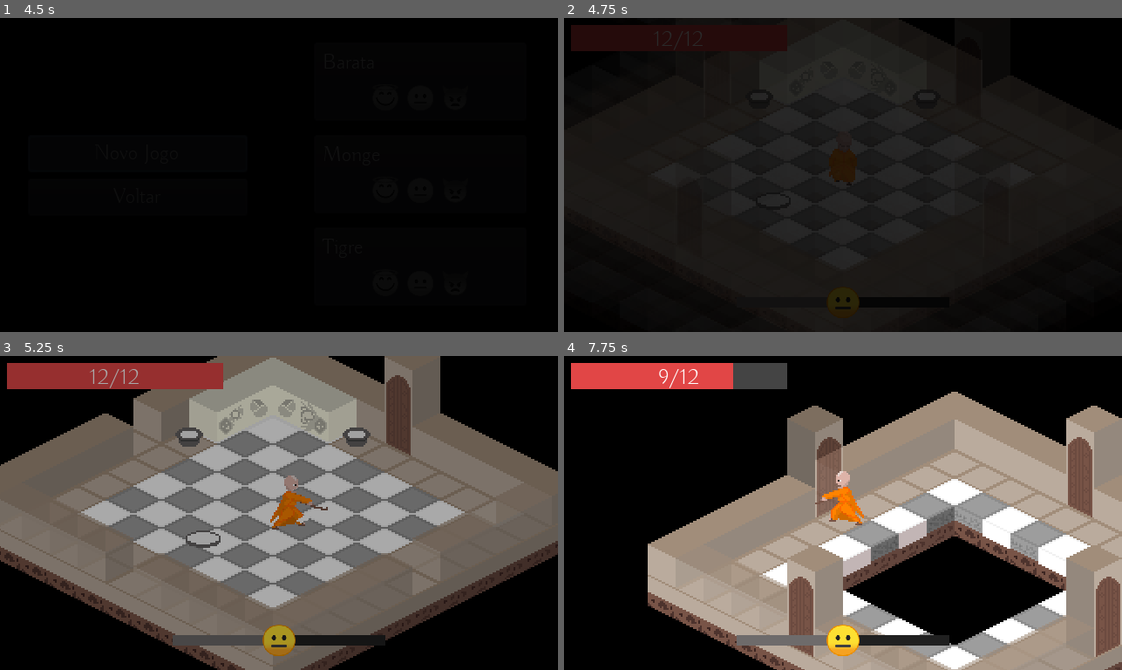
Above: before the commit, frames 1-4 (two rows, left to right).
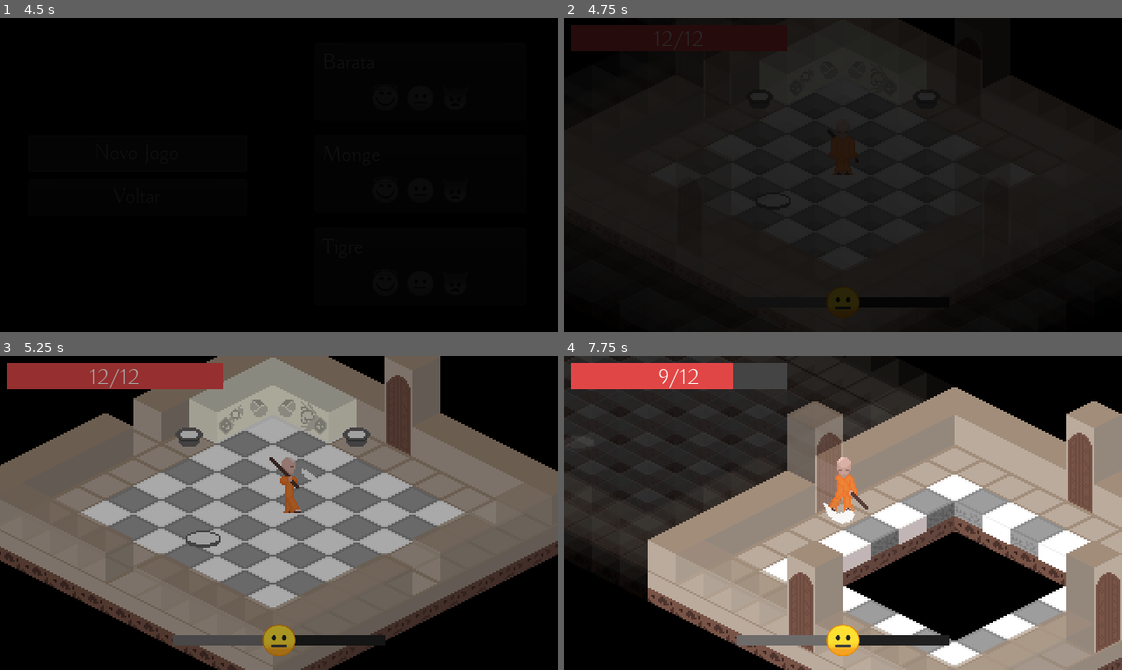
Above: after the commit, the same moments.

Repository: ColmeiaUDESC/gamejaaj6
Game: Godot game, scene res://Cenas/MenuPrincipal.tscn
Same seed, same stepped clock (60 frames per second), same inputs: the game is played once before the commit and once after it.
Inputs (mouse positions are in pixels of both pictures, inside the frame that each line leads up to):
- Up to frame 1 (4.5 s): click "Jogar" at 0.5 s; click "Voltar" at 1.25 s; click "Jogar" at 2 s; click "Save 1" at 2.75 s; click "Novo Jogo" at 3.5 s; click "Novo Jogo" at 4.25 s
- Up to frame 2 (4.75 s): no input
- Up to frame 3 (5.25 s): tap Enter at 5 s; move the mouse to (401, 497) at 5.02 s; hold D (andar_pra_direita) from 5.03 s (still down); hold Right mouse button (ataque_purificacao) from 5.03 s (still down); click (401, 497) at 5.1 s
- Up to frame 4 (7.75 s): tap Space (ui_select) at 5.27, 6.02, 7.52 s; move the mouse to (731, 528) at 5.77 s; release D (andar_pra_direita) at 5.78 s; release Right mouse button (ataque_purificacao) at 5.78 s; hold S (andar_pra_baixo) 5.78-6.53 s; right-click (731, 528) at 5.85 s; click (731, 528) at 6.05 s; move the mouse to (898, 443) at 6.52 s; hold D (andar_pra_direita) 6.53-7.28 s; hold Right mouse button (ataque_purificacao) 6.53-7.28 s; click (898, 443) at 6.6 s; move the mouse to (815, 575) at 7.27 s; hold W (andar_pra_cima) from 7.28 s (still down); right-click (815, 575) at 7.35 s; click (815, 575) at 7.55 s

Frame 1 is identical in both runs. In frame 2, 0.2% of the frame differs, in the area x 47-53%, y 38-53%; in frame 3, 0.8%; in frame 4, 33%, in the area x 0-100%, y 0-100%.

Commit message:
Resprites do jogador e novas animações

Diff:
--- a/Instanciaveis/Jogador.tscn
+++ b/Instanciaveis/Jogador.tscn
@@ -1,7 +1,7 @@
-[gd_scene load_steps=24 format=2]
+[gd_scene load_steps=36 format=2]
 
 [ext_resource path="res://Instanciaveis/Scripts/Jogador.gd" type="Script" id=1]
-[ext_resource path="res://Assets/Sprites/monk_attack_lateral_03.png" type="Texture" id=2]
+[ext_resource path="res://Assets/Sprites/Monk/monk7.png" type="Texture" id=2]
 [ext_resource path="res://UI/HP.tscn" type="PackedScene" id=3]
 [ext_resource path="res://Instanciaveis/Ataque.tscn" type="PackedScene" id=4]
 [ext_resource path="res://Instanciaveis/Projeteis/ProjetilPurificacao.tscn" type="PackedScene" id=5]
@@ -11,37 +11,74 @@
 [ext_resource path="res://UI/BarraPureza.tscn" type="PackedScene" id=9]
 [ext_resource path="res://UI/TelaGameOver.tscn" type="PackedScene" id=10]
 [ext_resource path="res://UI/Fade.tscn" type="PackedScene" id=11]
-[ext_resource path="res://Assets/Sprites/monk_attack_lateral_04.png" type="Texture" id=12]
-[ext_resource path="res://Assets/Sprites/Monk/monk_walking2.png" type="Texture" id=13]
-[ext_resource path="res://Assets/Sprites/Monk/monk_walking1.png" type="Texture" id=14]
-[ext_resource path="res://Assets/Sprites/Monk/monk_walking3.png" type="Texture" id=15]
-[ext_resource path="res://Assets/Sprites/Monk/monk_walking4.png" type="Texture" id=16]
+[ext_resource path="res://Assets/Sprites/Monk/monk11.png" type="Texture" id=12]
+[ext_resource path="res://Assets/Sprites/Monk/monk12.png" type="Texture" id=13]
+[ext_resource path="res://Assets/Sprites/Monk/monk8.png" type="Texture" id=14]
+[ext_resource path="res://Assets/Sprites/Monk/monk15.png" type="Texture" id=15]
+[ext_resource path="res://Assets/Sprites/Monk/monk1.png" type="Texture" id=16]
 [ext_resource path="res://Conteudos/tema_interface.tres" type="Theme" id=17]
+[ext_resource path="res://Assets/Sprites/Monk/monk5.png" type="Texture" id=18]
+[ext_resource path="res://Assets/Sprites/Monk/monk10.png" type="Texture" id=19]
+[ext_resource path="res://Assets/Sprites/Monk/monk18.png" type="Texture" id=20]
+[ext_resource path="res://Assets/Sprites/Monk/monk4.png" type="Texture" id=21]
+[ext_resource path="res://Assets/Sprites/Monk/monk6.png" type="Texture" id=22]
+[ext_resource path="res://Assets/Sprites/Monk/monk2.png" type="Texture" id=23]
+[ext_resource path="res://Assets/Sprites/Monk/monk14.png" type="Texture" id=24]
+[ext_resource path="res://Assets/Sprites/Monk/monk19.png" type="Texture" id=25]
+[ext_resource path="res://Assets/Sprites/Monk/monk13.png" type="Texture" id=26]
+[ext_resource path="res://Assets/Sprites/Monk/monk16.png" type="Texture" id=27]
+[ext_resource path="res://Assets/Sprites/Monk/monk17.png" type="Texture" id=28]
+[ext_resource path="res://Assets/Sprites/Monk/monk20.png" type="Texture" id=30]
 
 [sub_resource type="ShaderMaterial" id=1]
 resource_local_to_scene = true
 shader = ExtResource( 8 )
-shader_param/brilho_purificacao = 5.0
+shader_param/brilho_purificacao = 2.0
 shader_param/progresso_purificacao = 0.0
 shader_param/coeficiente_mix_dano = 0.0
-shader_param/cor_purificacao = Color( 0.360784, 0.847059, 1, 1 )
+shader_param/cor_purificacao = Color( 0.262745, 0.792157, 0.815686, 1 )
 shader_param/cor_dano = Color( 1, 0, 0, 1 )
 
 [sub_resource type="SpriteFrames" id=2]
 animations = [ {
-"frames": [ ExtResource( 2 ), ExtResource( 12 ) ],
-"loop": true,
-"name": "atacando",
-"speed": 10.0
-}, {
-"frames": [ ExtResource( 13 ) ],
+"frames": [ ExtResource( 16 ) ],
 "loop": true,
 "name": "parado",
 "speed": 5.0
 }, {
-"frames": [ ExtResource( 14 ), ExtResource( 13 ), ExtResource( 15 ), ExtResource( 16 ) ],
-"loop": true,
-"name": "andando",
+"frames": [ ExtResource( 15 ), ExtResource( 27 ) ],
+"loop": true,
+"name": "atacando_lado",
+"speed": 8.0
+}, {
+"frames": [ ExtResource( 26 ), ExtResource( 24 ) ],
+"loop": true,
+"name": "atacando_frente",
+"speed": 8.0
+}, {
+"frames": [ ExtResource( 28 ), ExtResource( 20 ) ],
+"loop": true,
+"name": "atacando_costas",
+"speed": 8.0
+}, {
+"frames": [ ExtResource( 19 ), ExtResource( 12 ), ExtResource( 13 ), ExtResource( 12 ) ],
+"loop": true,
+"name": "andando_costas",
+"speed": 5.0
+}, {
+"frames": [ ExtResource( 25 ), ExtResource( 30 ) ],
+"loop": true,
+"name": "rezando",
+"speed": 3.0
+}, {
+"frames": [ ExtResource( 22 ), ExtResource( 18 ), ExtResource( 14 ), ExtResource( 2 ) ],
+"loop": true,
+"name": "andando_lado",
+"speed": 5.0
+}, {
+"frames": [ ExtResource( 23 ), ExtResource( 16 ), ExtResource( 21 ), ExtResource( 16 ) ],
+"loop": true,
+"name": "andando_frente",
 "speed": 5.0
 } ]
 
@@ -118,23 +155,24 @@
 
 [node name="Sprite" parent="." instance=ExtResource( 6 )]
 material = SubResource( 1 )
-position = Vector2( 0, -10 )
+position = Vector2( 0, -16 )
 frames = SubResource( 2 )
-animation = "andando"
+animation = "parado"
 
 [node name="PosProjetil" type="Position2D" parent="."]
-position = Vector2( 0, -6 )
+position = Vector2( 0, -13 )
 
 [node name="Ataque" parent="." instance=ExtResource( 4 )]
-position = Vector2( 0, -6 )
+position = Vector2( 0, -13 )
 collision_layer = 0
 collision_mask = 4
 restringir_ataque = false
 
 [node name="Sprite" parent="Ataque" index="1"]
-speed_scale = 4.0
+speed_scale = 2.0
 
 [node name="CollisionPolygon2D" type="CollisionPolygon2D" parent="."]
+position = Vector2( 0, -4 )
 polygon = PoolVector2Array( -4, 4, -8, 2, -8, -1, 0, -2, 8, -1, 8, 1, 4, 4 )
 
 [node name="Camera2D" type="Camera2D" parent="."]
--- a/Instanciaveis/JogadorBarata.tscn
+++ b/Instanciaveis/JogadorBarata.tscn
@@ -1,10 +1,21 @@
-[gd_scene load_steps=8 format=2]
+[gd_scene load_steps=19 format=2]
 
 [ext_resource path="res://Conteudos/Shaders/ShaderPersonagem.shader" type="Shader" id=1]
 [ext_resource path="res://Instanciaveis/Jogador.tscn" type="PackedScene" id=2]
-[ext_resource path="res://Assets/Sprites/Backup/insect_01.png" type="Texture" id=3]
-[ext_resource path="res://Assets/Sprites/Backup/insect_walking_02.png" type="Texture" id=4]
-[ext_resource path="res://Assets/Sprites/Backup/insect_walking_01.png" type="Texture" id=5]
+[ext_resource path="res://Assets/Sprites/Barata/Barata6.png" type="Texture" id=3]
+[ext_resource path="res://Assets/Sprites/Barata/Barata1.png" type="Texture" id=4]
+[ext_resource path="res://Assets/Sprites/Barata/Barata2.png" type="Texture" id=5]
+[ext_resource path="res://Assets/Sprites/Barata/Barata11.png" type="Texture" id=6]
+[ext_resource path="res://Assets/Sprites/Barata/Barata5.png" type="Texture" id=7]
+[ext_resource path="res://Assets/Sprites/Barata/Barata10.png" type="Texture" id=8]
+[ext_resource path="res://Assets/Sprites/Barata/Barata4.png" type="Texture" id=9]
+[ext_resource path="res://Assets/Sprites/Barata/Barata3.png" type="Texture" id=10]
+[ext_resource path="res://Assets/Sprites/Barata/Barata9.png" type="Texture" id=11]
+[ext_resource path="res://Assets/Sprites/Barata/Barata12.png" type="Texture" id=12]
+[ext_resource path="res://Assets/Sprites/Barata/Barata13.png" type="Texture" id=13]
+[ext_resource path="res://Assets/Sprites/Barata/Barata7.png" type="Texture" id=14]
+[ext_resource path="res://Assets/Sprites/Barata/Barata8.png" type="Texture" id=15]
+[ext_resource path="res://Assets/Sprites/Barata/Barata14.png" type="Texture" id=16]
 
 [sub_resource type="ShaderMaterial" id=1]
 resource_local_to_scene = true
@@ -17,20 +28,45 @@
 
 [sub_resource type="SpriteFrames" id=2]
 animations = [ {
-"frames": [ ExtResource( 3 ) ],
+"frames": [ ExtResource( 4 ) ],
 "loop": true,
 "name": "parado",
 "speed": 5.0
 }, {
-"frames": [ ExtResource( 3 ) ],
+"frames": [ ExtResource( 6 ), ExtResource( 12 ) ],
 "loop": true,
-"name": "atacando",
-"speed": 5.0
+"name": "atacando_lado",
+"speed": 8.0
+}, {
+"frames": [ ExtResource( 11 ), ExtResource( 8 ) ],
+"loop": true,
+"name": "atacando_frente",
+"speed": 8.0
+}, {
+"frames": [ ExtResource( 13 ), ExtResource( 16 ) ],
+"loop": true,
+"name": "atacando_costas",
+"speed": 8.0
+}, {
+"frames": [ ExtResource( 3 ), ExtResource( 7 ) ],
+"loop": true,
+"name": "andando_costas",
+"speed": 10.0
+}, {
+"frames": [ ExtResource( 14 ), ExtResource( 15 ) ],
+"loop": true,
+"name": "rezando",
+"speed": 3.0
+}, {
+"frames": [ ExtResource( 9 ), ExtResource( 10 ) ],
+"loop": true,
+"name": "andando_lado",
+"speed": 10.0
 }, {
 "frames": [ ExtResource( 5 ), ExtResource( 4 ) ],
 "loop": true,
-"name": "andando",
-"speed": 5.0
+"name": "andando_frente",
+"speed": 10.0
 } ]
 
 [node name="Jogador" instance=ExtResource( 2 )]
@@ -43,14 +79,17 @@
 
 [node name="Sprite" parent="." index="0"]
 material = SubResource( 1 )
-position = Vector2( 0, -2 )
-scale = Vector2( 0.5, 0.5 )
+position = Vector2( 0, -8 )
 frames = SubResource( 2 )
 
+[node name="PosProjetil" parent="." index="1"]
+position = Vector2( 0, -2 )
+
 [node name="Ataque" parent="." index="2"]
-scale = Vector2( 0.6, 0.6 )
+position = Vector2( 0, -4 )
 
 [node name="CollisionPolygon2D" parent="." index="3"]
-polygon = PoolVector2Array( -1, 2, -3, 1, -4, -1, 0, -2, 4, -1, 3, 1, 1, 2 )
+position = Vector2( 0, -2 )
+polygon = PoolVector2Array( -3, 2, -6, 1, -8, -1, 0, -2, 8, -1, 6, 1, 3, 2 )
 
 [editable path="Ataque"]
--- a/Instanciaveis/JogadorTigre.tscn
+++ b/Instanciaveis/JogadorTigre.tscn
@@ -1,11 +1,28 @@
-[gd_scene load_steps=15 format=2]
+[gd_scene load_steps=26 format=2]
 
 [ext_resource path="res://Instanciaveis/Jogador.tscn" type="PackedScene" id=1]
 [ext_resource path="res://Conteudos/Shaders/ShaderPersonagem.shader" type="Shader" id=2]
-[ext_resource path="res://Assets/Sprites/tiger_walking1.png" type="Texture" id=3]
-[ext_resource path="res://Assets/Sprites/tiger_walking4.png" type="Texture" id=4]
-[ext_resource path="res://Assets/Sprites/tiger_walking3.png" type="Texture" id=5]
-[ext_resource path="res://Assets/Sprites/tiger_walking2.png" type="Texture" id=6]
+[ext_resource path="res://Assets/Sprites/Tigre/Tigre16.png" type="Texture" id=3]
+[ext_resource path="res://Assets/Sprites/Tigre/Tigre19.png" type="Texture" id=4]
+[ext_resource path="res://Assets/Sprites/Tigre/Tigre7.png" type="Texture" id=5]
+[ext_resource path="res://Assets/Sprites/Tigre/Tigre17.png" type="Texture" id=6]
+[ext_resource path="res://Assets/Sprites/Tigre/Tigre11.png" type="Texture" id=7]
+[ext_resource path="res://Assets/Sprites/Tigre/Tigre13.png" type="Texture" id=8]
+[ext_resource path="res://Assets/Sprites/Tigre/Tigre2.png" type="Texture" id=9]
+[ext_resource path="res://Assets/Sprites/Tigre/Tigre10.png" type="Texture" id=10]
+[ext_resource path="res://Assets/Sprites/Tigre/Tigre6.png" type="Texture" id=11]
+[ext_resource path="res://Assets/Sprites/Tigre/Tigre12.png" type="Texture" id=12]
+[ext_resource path="res://Assets/Sprites/Tigre/Tigre3.png" type="Texture" id=13]
+[ext_resource path="res://Assets/Sprites/Tigre/Tigre9.png" type="Texture" id=14]
+[ext_resource path="res://Assets/Sprites/Tigre/Tigre4.png" type="Texture" id=15]
+[ext_resource path="res://Assets/Sprites/Tigre/Tigre1.png" type="Texture" id=16]
+[ext_resource path="res://Assets/Sprites/Tigre/Tigre8.png" type="Texture" id=17]
+[ext_resource path="res://Assets/Sprites/Tigre/Tigre18.png" type="Texture" id=18]
+[ext_resource path="res://Assets/Sprites/Tigre/Tigre14.png" type="Texture" id=19]
+[ext_resource path="res://Assets/Sprites/Tigre/Tigre20.png" type="Texture" id=20]
+[ext_resource path="res://Assets/Sprites/Tigre/Tigre15.png" type="Texture" id=21]
+[ext_resource path="res://Assets/Sprites/Tigre/Tigre21.png" type="Texture" id=22]
+[ext_resource path="res://Assets/Sprites/Tigre/Tigre5.png" type="Texture" id=23]
 
 [sub_resource type="ShaderMaterial" id=1]
 resource_local_to_scene = true
@@ -16,45 +33,46 @@
 shader_param/cor_purificacao = Color( 0.360784, 0.847059, 1, 1 )
 shader_param/cor_dano = Color( 1, 0, 0, 1 )
 
-[sub_resource type="AtlasTexture" id=2]
-atlas = ExtResource( 3 )
-region = Rect2( 0, 0, 60, 24 )
-
-[sub_resource type="AtlasTexture" id=3]
-atlas = ExtResource( 3 )
-region = Rect2( 0, 0, 60, 24 )
-
-[sub_resource type="AtlasTexture" id=4]
-atlas = ExtResource( 3 )
-region = Rect2( 0, 0, 60, 24 )
-
-[sub_resource type="AtlasTexture" id=5]
-atlas = ExtResource( 6 )
-region = Rect2( 0, 0, 60, 24 )
-
-[sub_resource type="AtlasTexture" id=6]
-atlas = ExtResource( 5 )
-region = Rect2( 0, 0, 60, 24 )
-
-[sub_resource type="AtlasTexture" id=7]
-atlas = ExtResource( 4 )
-region = Rect2( 0, 0, 60, 24 )
-
-[sub_resource type="SpriteFrames" id=8]
+[sub_resource type="SpriteFrames" id=2]
 animations = [ {
-"frames": [ SubResource( 2 ) ],
-"loop": true,
-"name": "atacando",
-"speed": 10.0
-}, {
-"frames": [ SubResource( 3 ) ],
+"frames": [ ExtResource( 16 ) ],
 "loop": true,
 "name": "parado",
 "speed": 5.0
 }, {
-"frames": [ SubResource( 4 ), SubResource( 5 ), SubResource( 6 ), SubResource( 7 ) ],
+"frames": [ ExtResource( 18 ), ExtResource( 4 ) ],
 "loop": true,
-"name": "andando",
+"name": "atacando_lado",
+"speed": 8.0
+}, {
+"frames": [ ExtResource( 3 ), ExtResource( 6 ) ],
+"loop": true,
+"name": "atacando_frente",
+"speed": 8.0
+}, {
+"frames": [ ExtResource( 20 ), ExtResource( 22 ) ],
+"loop": true,
+"name": "atacando_costas",
+"speed": 8.0
+}, {
+"frames": [ ExtResource( 10 ), ExtResource( 7 ), ExtResource( 12 ), ExtResource( 8 ) ],
+"loop": true,
+"name": "andando_costas",
+"speed": 5.0
+}, {
+"frames": [ ExtResource( 19 ), ExtResource( 21 ) ],
+"loop": true,
+"name": "rezando",
+"speed": 3.0
+}, {
+"frames": [ ExtResource( 11 ), ExtResource( 5 ), ExtResource( 17 ), ExtResource( 14 ) ],
+"loop": true,
+"name": "andando_lado",
+"speed": 5.0
+}, {
+"frames": [ ExtResource( 9 ), ExtResource( 13 ), ExtResource( 15 ), ExtResource( 23 ) ],
+"loop": true,
+"name": "andando_frente",
 "speed": 5.0
 } ]
 
@@ -65,14 +83,12 @@
 
 [node name="Sprite" parent="." index="0"]
 material = SubResource( 1 )
-position = Vector2( 0, -11.5 )
-frames = SubResource( 8 )
+frames = SubResource( 2 )
 
 [node name="Ataque" parent="." index="2"]
 scale = Vector2( 1.3, 1.3 )
 
 [node name="CollisionPolygon2D" parent="." index="3"]
-position = Vector2( 0, -2 )
 polygon = PoolVector2Array( -4, 4, -9, 2, -9, -4, 0, -8, 9, -4, 9, 2, 4, 4 )
 
 [editable path="Ataque"]
--- a/Instanciaveis/Scripts/Jogador.gd
+++ b/Instanciaveis/Scripts/Jogador.gd
@@ -58,14 +58,9 @@
 	if Input.is_action_just_pressed("ui_select"):
 		vida_atual -= 1
 
-	if $Sprite.animation != "atacando":
-		$Sprite.flip_h = movimento.x >= 0
-		if movimento.length() > 0:
-			$Sprite.play("andando")
-		else:
-			$Sprite.play("parado")
 	_gerenciar_ataque_offensivo()
 	_gerenciar_ataque_passivo(delta)
+	_gerenciar_animacoes()
 
 
 func inflige_dano(dano: float, _agressor = null) -> void:
@@ -122,22 +117,36 @@
 	return vida_atual == 0
 
 
+func _gerenciar_animacoes() -> void:
+	if $Ataque.atacando:
+		var dir_ataque: Vector2 = Vector2.RIGHT.rotated($Ataque.rotation)
+		var sufixo := _pegar_suffixo_anim_dir(dir_ataque)
+		$Sprite.play("atacando_" + sufixo)
+		$Sprite.flip_h = dir_ataque.x < 0 if sufixo == "lado" else false
+	else:
+		if direcao.length() > 0:
+			var sufixo := _pegar_suffixo_anim_dir(direcao)
+			$Sprite.play("andando_" + sufixo)
+			$Sprite.flip_h = direcao.x < 0 if sufixo == "lado" else false
+		else:
+			$Sprite.flip_h = false
+			$Sprite.play("rezando" if Input.is_action_pressed("ataque_purificacao") else "parado")
+
+
 func _gerenciar_ataque_offensivo() -> void:
-	if $Ataque/Sprite.playing:
+	if $Ataque.atacando:
 		for corpo in $Ataque.get_overlapping_bodies():
 			if corpo.has_method("inflige_dano") and not _inimigos_ja_danificados.has(corpo):
 				_connectar_eventos_inimigo(corpo)
 				corpo.inflige_dano(dano_ofensivo, self)
 				_inimigos_ja_danificados.append(corpo)
 
-	if not Input.is_action_just_pressed("ataque_offensivo") or $Ataque/Sprite.playing:
+	if not Input.is_action_just_pressed("ataque_offensivo") or $Ataque.atacando:
 		return
 
 	var dir_jogador_mouse := global_position.direction_to(get_global_mouse_position())
 	$Ataque.atacar(dir_jogador_mouse)
 	_inimigos_ja_danificados.clear()
-	$Sprite.flip_h = dir_jogador_mouse.x >= 0
-	$Sprite.play("atacando")
 
 
 func _gerenciar_ataque_passivo(delta: float) -> void:
@@ -197,3 +206,14 @@
 func _on_Sprite_animation_finished():
 	if $Sprite.animation == "atacando":
 		$Sprite.play("andando")
+
+
+func _pegar_suffixo_anim_dir(dir: Vector2) -> String:
+	var phi := dir.angle()
+
+	if phi >= PI/4 - 0.1 and phi <= 3*PI/4 + 0.1:
+		return "frente"
+	elif phi <= -PI/4 + 0.1 and phi >= -3*PI/4 - 0.1:
+		return "costas"
+
+	return "lado"
Renamed: Assets/Sprites/Backup/monk_attack_01.png -> Assets/Sprites/Backup/Monk/monk_attack_01.png
Not shown, added: Assets/Sprites/Backup/Monk/monk_attack_01.png.import
Renamed: Assets/Sprites/Monk/monk_attack_down1.png -> Assets/Sprites/Backup/Monk/monk_attack_down1.png
Not shown, added: Assets/Sprites/Backup/Monk/monk_attack_down1.png.import
Renamed: Assets/Sprites/Monk/monk_attack_down2.png -> Assets/Sprites/Backup/Monk/monk_attack_down2.png
Not shown, added: Assets/Sprites/Backup/Monk/monk_attack_down2.png.import
Renamed: Assets/Sprites/Monk/monk_attack_down3.png -> Assets/Sprites/Backup/Monk/monk_attack_down3.png
Not shown, added: Assets/Sprites/Backup/Monk/monk_attack_down3.png.import
Renamed: Assets/Sprites/Monk/monk_attack_down4.png -> Assets/Sprites/Backup/Monk/monk_attack_down4.png
Not shown, added: Assets/Sprites/Backup/Monk/monk_attack_down4.png.import
Renamed: Assets/Sprites/Monk/monk_attack_down5.png -> Assets/Sprites/Backup/Monk/monk_attack_down5.png
Not shown, added: Assets/Sprites/Backup/Monk/monk_attack_down5.png.import
(and 149 more such lines)
